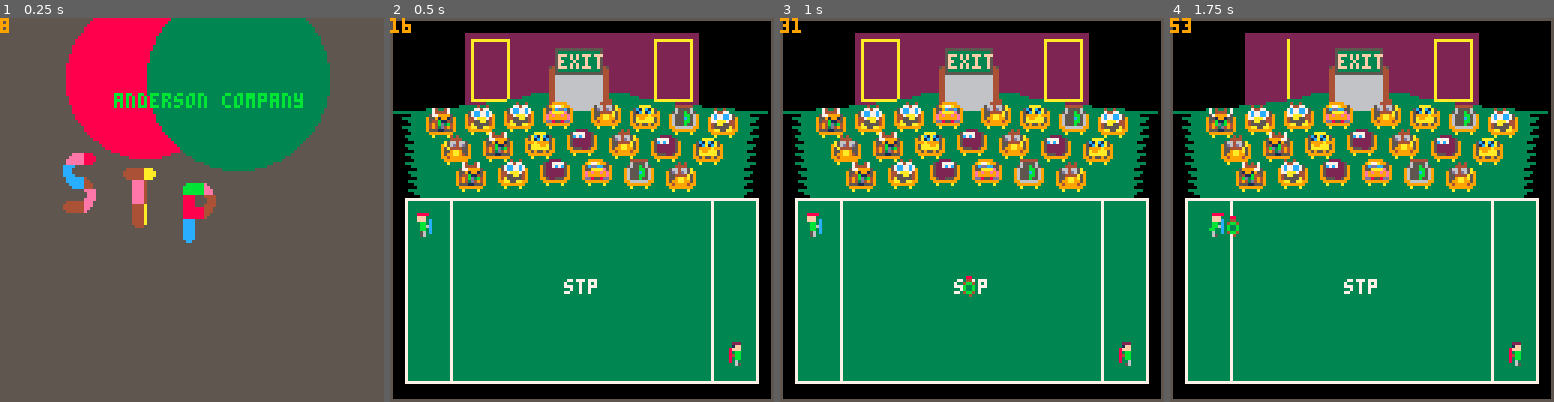
Above: before the commit, frames 1-4 (left to right).
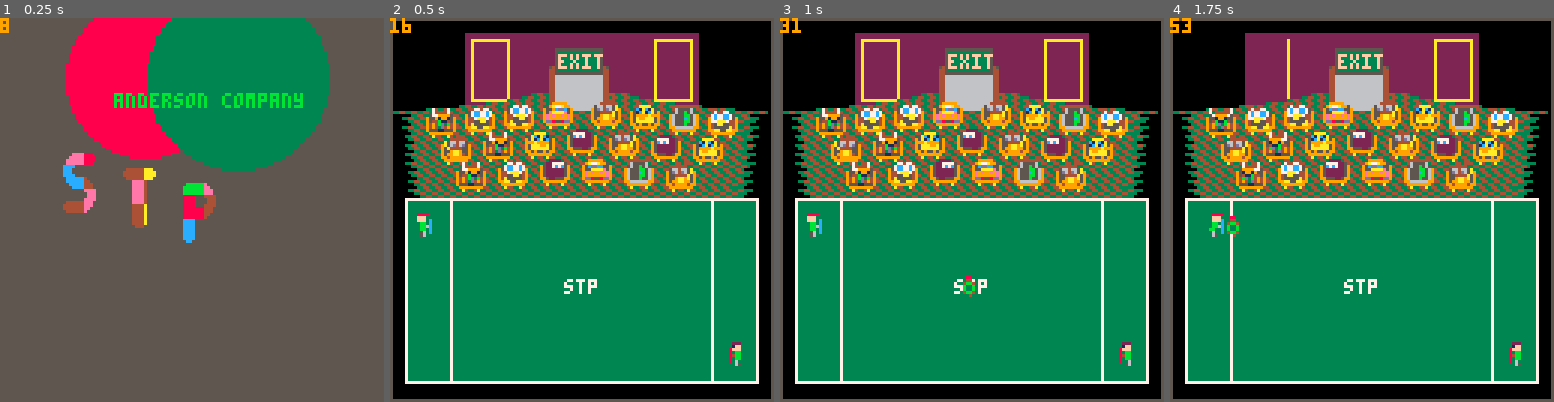
Above: after the commit, the same moments.

Repository: topromulan/STP4
Game: PICO-8 cartridge stp4.p8
Two runs of this game, one before a commit and one after it. Both use one fixed random seed, a clock stepped at 60 frames per second and the inputs below.
Inputs:
- Up to frame 1 (0.25 s): no input
- Up to frame 2 (0.5 s): tap X (X key) at 0.33 s
- Up to frame 3 (1 s): tap O (Z key) at 0.7 s
- Up to frame 4 (1.75 s): tap X (X key) at 1.07 s; hold Right from 1.6 s (still down); tap O (Z key) at 1.7 s

Frame 1 is identical in both runs. In frame 2, 5.8% of the frame differs, in the area x 2-98%, y 19-47%; in frame 3, 5.8%; in frame 4, 5.9%.

Commit message:
floor texture

Diff:
--- a/stp4.p8
+++ b/stp4.p8
@@ -115,7 +115,8 @@
  stadium.floor={}
  stadium.floor.top=24
  stadium.floor.height=35
- stadium.floor.color=3
+ stadium.floor.color1=3
+ stadium.floor.color2=4
 
  stadium.seats={
   {9,27},{22,26},{35,25},{48,24},
@@ -541,14 +542,20 @@
 function draw_floor()
 
  for i=1,stadium.floor.height do
-  local r
+  local rad
   if(i<8) then
-   r=15+i^2
-   if r>60 then r=62 end
+   rad=15+i^2
+   if rad>60 then rad=62 end
   else
-   r=60-1.5*(i%3)-i/10
-  end
-  line(stadium.field.middle-r,stadium.floor.top+i,stadium.field.middle+r,stadium.floor.top+i,stadium.floor.color)
+   rad=60-1.5*(i%3)-i/10
+  end
+  local l=stadium.field.middle-rad
+  local r=stadium.field.middle+rad
+  local h=stadium.floor.top+i
+  line(l,h,r,h,stadium.floor.color1)
+  for j=l+2,r-2,4 do
+   line(j,h,j+1,h,stadium.floor.color2)
+  end
  end
 end
 
